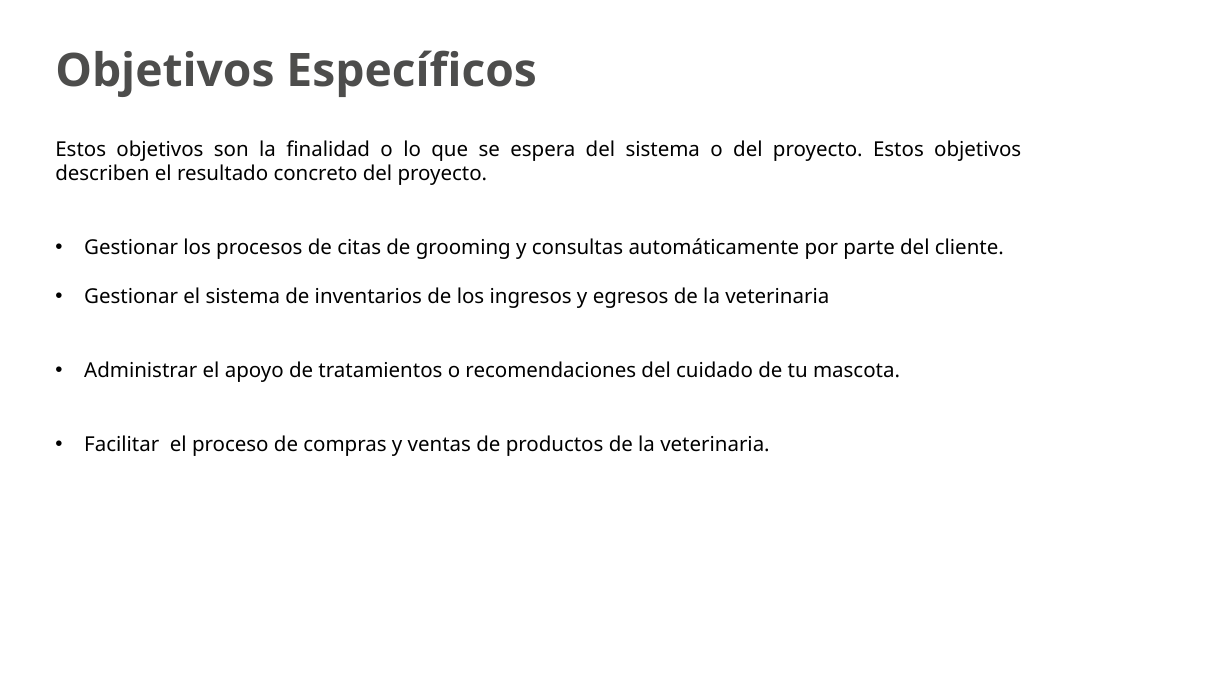
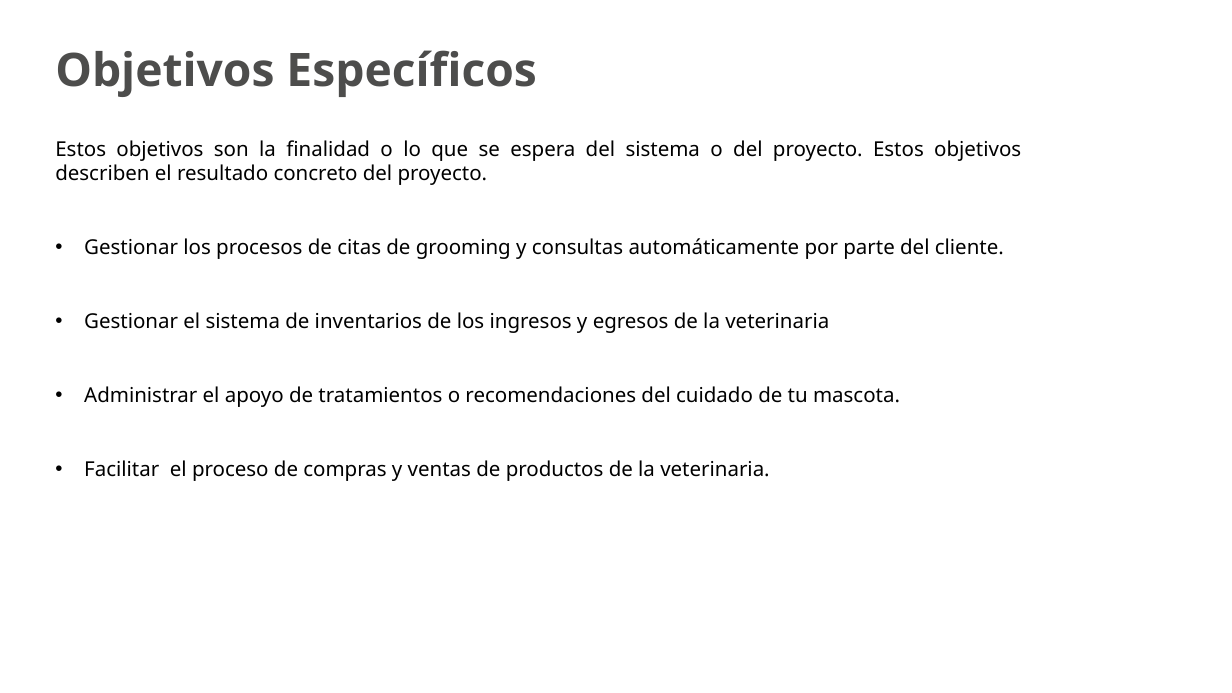
Before and after one commit to MrLeeHub2006/JAME, a slide deck: slide 9 of JAME.pptx. Drawn at 1232x693 pixels with LibreOffice and Linux fonts; fonts in the diff are those of the drawing; background and template pictures are left out. Boxes give left, top, right and bottom in pixels: in the first picture for what was removed or moved away, otherwise in the second. Text is boxed around its words. In the diff, an @@ line names an element or a change of style, - is before the commit and + after.

```diff
--- a/JAME.pptx
+++ b/JAME.pptx
@@ text "Estos objetivos son la finalidad ..." rewrapped from (x1=55, y1=140, x2=1021, y2=456) to (x1=55, y1=140, x2=1021, y2=481) @@
```
Also in this commit, not shown: 7 other slides changed, 3 slides added, 2 slides removed.
